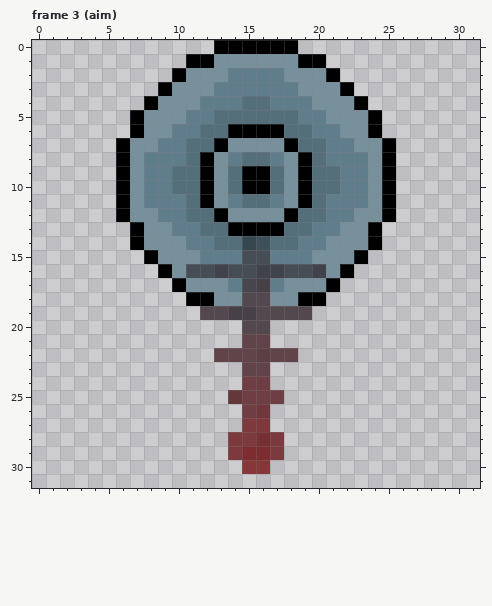
Edited in one commit: pixel-art file (ScrollShooter/res/BossLaser.aseprite). The picture above was drawn from the file before the commit.
32x32 pixels, 5 frames. Colours within 5 levels of each other are drawn and written as one. Shown: frame 3 (aim). The commit also changed other frames, which this record leaves out.
Now the later version:
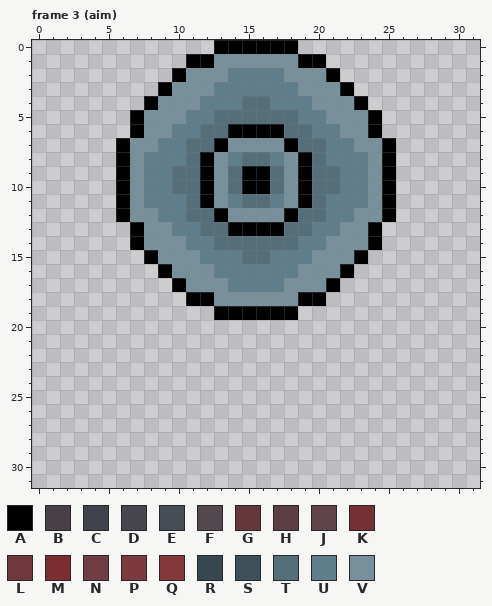
Palette (. is transparent): A #000000  B #484047  C #40434b  D #47464e  E #474d55  F #54484f  G #63373b  H #5c3f44  J #61434a  K #743033  L #70373c  M #7d2d30  N #6e3e44  P #7c3a3e  Q #85373a  R #37474f  S #3e5059  T #546e7a  U #607d8b  V #78909c
Edits made:
{"change": "layer \"Anten\" now hidden"}
{"change": "layer \"Glow\" now hidden"}
{"where": "frame 3 (aim)"}
{"frame":3,"y":14,"x":15,"old":"RS","new":"TT"}
{"frame":3,"y":15,"x":15,"old":"EE","new":"TT"}
{"frame":3,"y":16,"x":11,"old":"EECEECCEEC","new":"VVUUUUUUVV"}
{"frame":3,"y":17,"x":15,"old":"DB","new":"UU"}
{"frame":3,"y":18,"x":15,"old":"FF","new":"VV"}
{"frame":3,"y":19,"x":12,"old":"FFBBFFFF","new":".AAAAAA."}
{"frame":3,"y":20,"x":15,"old":"FF","new":".."}
{"frame":3,"y":21,"x":15,"old":"JJ","new":".."}
{"frame":3,"y":22,"x":13,"old":"JJJHJJ","new":"......"}
{"frame":3,"y":23,"x":15,"old":"JJ","new":".."}
{"frame":3,"y":24,"x":15,"old":"NN","new":".."}
{"frame":3,"y":25,"x":14,"old":"GNNN","new":"...."}
{"frame":3,"y":26,"x":15,"old":"NL","new":".."}
{"frame":3,"y":27,"x":15,"old":"PP","new":".."}
{"frame":3,"y":28,"x":14,"old":"PPKP","new":"...."}
{"frame":3,"y":29,"x":14,"old":"PMMP","new":"...."}
{"frame":3,"y":30,"x":15,"old":"QQ","new":".."}
